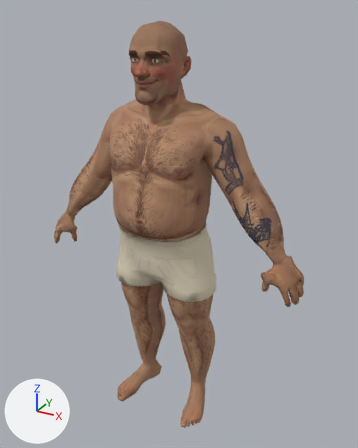
Renders of the glTF model models/brother.glb from each side of a commit.
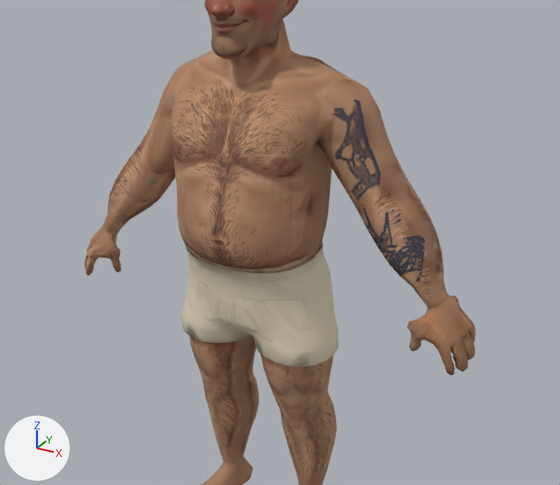
The first picture shows the older version from a camera (50 mm lens) standing at (1.105, -1.899, 1.987) and looking at (0.055, 0.009, 1.033). The close-ups show the older and then the newer version on the part from 0% to 100% of the width and 15% to 84% of the height of that picture. Only the edits that show in the close-ups are written down. Lighting does not change. The marker at lower left points along +X, +Y and +Z. Vertices at exactly the same position are counted once.

Objects in the first close-up: 'brother_body', 'brother_ink', 'brother_shorts'.
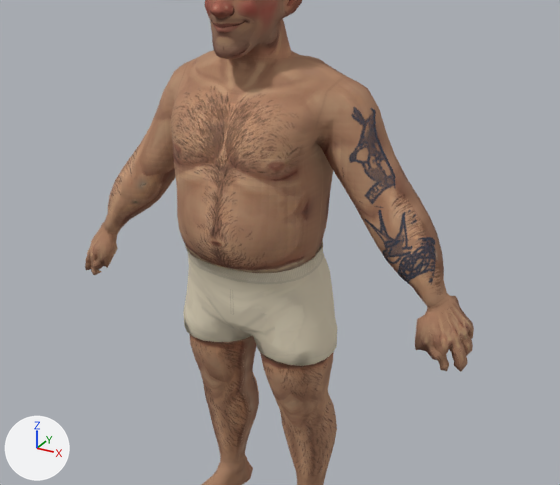
Pixel boxes (x1, y1, x2, y2) of what changed, in the close-ups (560 x 485 px; the box of a moved part takes in the faces that stretch with it):
'brother_body', reshaped
    before: (85, 0, 476, 485)
    after: (85, 0, 474, 485)
part 1 of me_brother_body, moved or reshaped
    before: (407, 319, 476, 375)
    after: (415, 319, 474, 372)
part 2 of me_brother_body, moved or reshaped
    before: (85, 242, 121, 276)
    after: (85, 244, 118, 275)
part 3 of me_brother_body, surface changed
    both: (86, 71, 473, 462)
part 4 of me_brother_ink, surface changed
    before: (109, 100, 425, 284)
    after: (343, 107, 436, 297)

What the commit changed:
me_brother_body is used by ob_brother_body; location (0.0, 0.0, 0.0).
me_brother_body had 3130 vertices, 6154 faces and spanned x -0.69..0.69, y -0.26..0.15, z 0.0..1.93.
me_brother_body now has 3044 vertices, 5960 faces and spans x -0.68..0.68, y -0.26..0.15, z 0.0..1.93.
me_brother_body part 1: 52 vertices moved from x 0.51..0.68, y -0.11..0.0, z 0.81..0.93 to x 0.54..0.67, y -0.11..0.01, z 0.81..0.93; 77 vertices removed from x 0.51..0.69, y -0.11..0.0, z 0.81..0.93; 70 vertices added at x 0.59..0.68, y -0.11..0.01, z 0.81..0.93.
me_brother_body part 2: 52 vertices moved from x -0.68..-0.51, y -0.11..0.0, z 0.81..0.93 to x -0.67..-0.54, y -0.11..0.01, z 0.81..0.93; 77 vertices removed from x -0.69..-0.51, y -0.11..0.0, z 0.81..0.93; 70 vertices added at x -0.68..-0.59, y -0.11..0.01, z 0.81..0.93.
me_brother_body part 3: 1715 kept faces spanning x -0.68..0.68, y -0.18..0.15, z 0.0..1.8 get new texture (UV) coordinates.
Other edits to the shape of me_brother_body do not show in these pictures.
me_brother_ink is used by ob_brother_ink; location (0.0, 0.0, 0.0).
me_brother_ink had 193 vertices, 308 faces and spanned x -0.592..0.592, y -0.104..0.121, z 0.978..1.564.
me_brother_ink now has 201 vertices, 322 faces and spans x -0.592..0.592, y -0.104..0.121, z 0.978..1.564.
me_brother_ink part 4: 247 kept faces spanning x -0.576..0.592, y -0.104..0.121, z 0.978..1.564 get new texture (UV) coordinates.
Edits to the shape of me_brother_ink do not show in these pictures.
